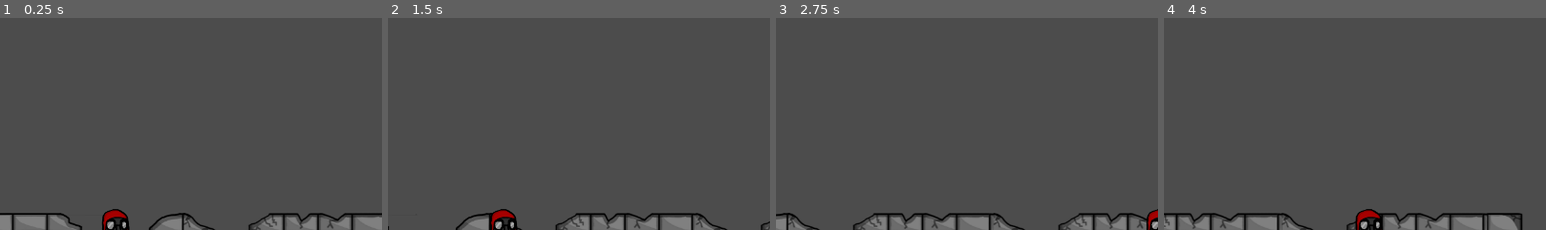
Above: before the commit, frames 1-4 (left to right).
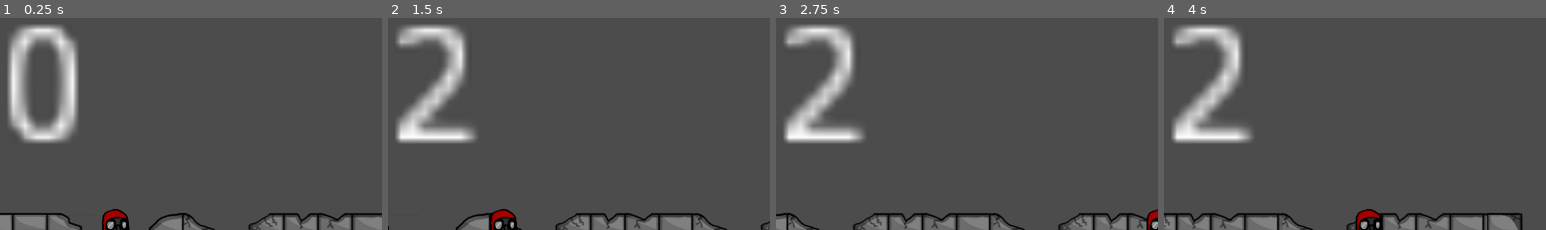
Above: after the commit, the same moments.

Repository: tagisgame/hopeless-resistance
Game: Godot game, scene res://src/scenes/2dMain.tscn
The game is run twice, just before and just after one commit, with the same random seed, the same clock (stepped at 60 frames per second) and the same inputs.
Inputs:
- Up to frame 1 (0.25 s): no input
- Up to frame 2 (1.5 s): hold Right (ui_right) 0.53-1.28 s; tap Space (ui_accept) at 0.77 s; hold Down (ui_down) from 1.28 s (still down)
- Up to frame 3 (2.75 s): tap Space (ui_accept) at 1.52 s; release Down (ui_down) at 2.03 s; hold Right (ui_right) from 2.03 s (still down)
- Up to frame 4 (4 s): release Right (ui_right) at 2.78 s; hold Up (ui_up) 2.78-3.53 s; tap Space (ui_accept) at 3.02, 3.77 s; hold Left (ui_left) from 3.53 s (still down)
The pictures show only the part of the screen within x 1-51%, y 0-50%; the shares and areas given below are measured in that part.

The runs differ from the first frame. In frame 1, 6.9% of the frame differs, in the area x 2-21%, y 3-60%; in frame 2, 6.1%; in frame 3, 6.1%; in frame 4, 6.1%.

Commit message:
Added score system PROTOTYPE

Diff:
--- a/src/scenes/2dMain.tscn
+++ b/src/scenes/2dMain.tscn
@@ -7,6 +7,8 @@
 [ext_resource path="res://src/scenes/TriggerJump.gd" type="Script" id=5]
 [ext_resource path="res://src/scenes/TriggerCrouch.gd" type="Script" id=6]
 [ext_resource path="res://src/scenes/TriggerMash.gd" type="Script" id=7]
+[ext_resource path="res://src/scenes/Control.tscn" type="PackedScene" id=8]
+[ext_resource path="res://src/scenes/UI.gd" type="Script" id=9]
 
 [sub_resource type="RectangleShape2D" id=2]
 extents = Vector2( 3.5, 10 )
@@ -72,6 +74,10 @@
 position = Vector2( 200, 450 )
 shape = SubResource( 1 )
 
+[node name="Control" parent="." instance=ExtResource( 8 )]
+script = ExtResource( 9 )
+
+[connection signal="scoreChanged" from="." to="Control" method="_on_2dMain_scoreChanged"]
 [connection signal="ready" from="Track" to="." method="_on_Track_ready"]
 [connection signal="body_entered" from="TriggerJump" to="TriggerJump" method="_on_TriggerJump_body_entered"]
 [connection signal="body_exited" from="TriggerJump" to="TriggerJump" method="_on_TriggerJump_body_exited"]
--- /dev/null
+++ b/src/scenes/Control.tscn
@@ -0,0 +1,11 @@
+[gd_scene format=2]
+
+[node name="Control" type="Control"]
+anchor_right = 1.0
+anchor_bottom = 1.0
+
+[node name="ScoreCounter" type="Label" parent="."]
+margin_right = 40.0
+margin_bottom = 14.0
+rect_scale = Vector2( 20, 20 )
+text = "0"
--- a/src/scenes/TrackBlock.tscn
+++ b/src/scenes/TrackBlock.tscn
@@ -8,6 +8,9 @@
 
 [sub_resource type="RectangleShape2D" id=1]
 extents = Vector2( 0, 0 )
+
+[sub_resource type="RectangleShape2D" id=4]
+extents = Vector2( 7.5, 192 )
 
 [node name="TrackBlock" type="KinematicBody2D"]
 script = ExtResource( 1 )
@@ -33,7 +36,15 @@
 z_index = 2
 shape = SubResource( 1 )
 
+[node name="ScoreArea" type="Area2D" parent="."]
+
+[node name="ScoreCollision" type="CollisionShape2D" parent="ScoreArea"]
+modulate = Color( 0, 1, 0.180392, 1 )
+position = Vector2( 7.5, 528 )
+shape = SubResource( 4 )
+
 [connection signal="body_entered" from="HitboxArea" to="." method="_on_HitboxArea_body_entered"]
 [connection signal="body_exited" from="HitboxArea" to="." method="_on_HitboxArea_body_exited"]
 [connection signal="body_entered" from="TriggerArea" to="." method="_on_TriggerArea_body_entered"]
 [connection signal="body_exited" from="TriggerArea" to="." method="_on_TriggerArea_body_exited"]
+[connection signal="body_entered" from="ScoreArea" to="." method="_on_ScoreArea_body_entered"]
--- /dev/null
+++ b/src/scenes/UI.gd
@@ -0,0 +1,6 @@
+extends Control
+
+onready var score_counter_node = get_node("ScoreCounter")
+
+func _on_2dMain_scoreChanged(value):
+	score_counter_node.text = str(value)
--- a/src/scripts/2dMain.gd
+++ b/src/scripts/2dMain.gd
@@ -4,6 +4,10 @@
 export var starting_gamespeed : float # gamespeed at the beginning of the game
 export var gamespeed_increment : float # how faster should game gets each frame/block (tbd...)
 export var gamespeed_cap : float # maximum speed of the game
+
+# score system
+var score = 0
+signal scoreChanged(value)
 
 var gamespeed
 
@@ -27,3 +31,7 @@
 
 func _on_Track_ready():
 	track_scene = get_node("Track")
+
+func _on_ScoreArea_body_entered(body):
+	score += 1
+	emit_signal("scoreChanged", score)
--- a/src/scripts/TrackBlock.gd
+++ b/src/scripts/TrackBlock.gd
@@ -4,6 +4,7 @@
 signal HitboxArea_body_exited(body, block_obstacle)
 signal TriggerArea_body_entered(body, block_obstacle)
 signal TriggerArea_body_exited(body, block_obstacle)
+signal ScoreArea_body_entered(body)
 
 var block_data # Dictionary with all data for each block from JSON
 var block_obstacle # var containing obstacle type
@@ -84,3 +85,7 @@
 
 func _on_TriggerArea_body_exited(body):
 	emit_signal("TriggerArea_body_exited", body, block_obstacle)
+
+
+func _on_ScoreArea_body_entered(body):
+	emit_signal("ScoreArea_body_entered", body)
--- a/src/scripts/TrackGenerator.gd
+++ b/src/scripts/TrackGenerator.gd
@@ -102,4 +102,7 @@
 	print("\n")"""
 	next_block.set_block_data(next_block_data)
 	next_block.position.x = x - 1
+
+	next_block.connect("ScoreArea_body_entered", get_parent(), "_on_ScoreArea_body_entered")
+
 	return next_block
Not shown: 1 places in src/scenes/2dMain.tscn that only renumber resources
Not shown: 1 places in src/scenes/TrackBlock.tscn that only renumber resources
